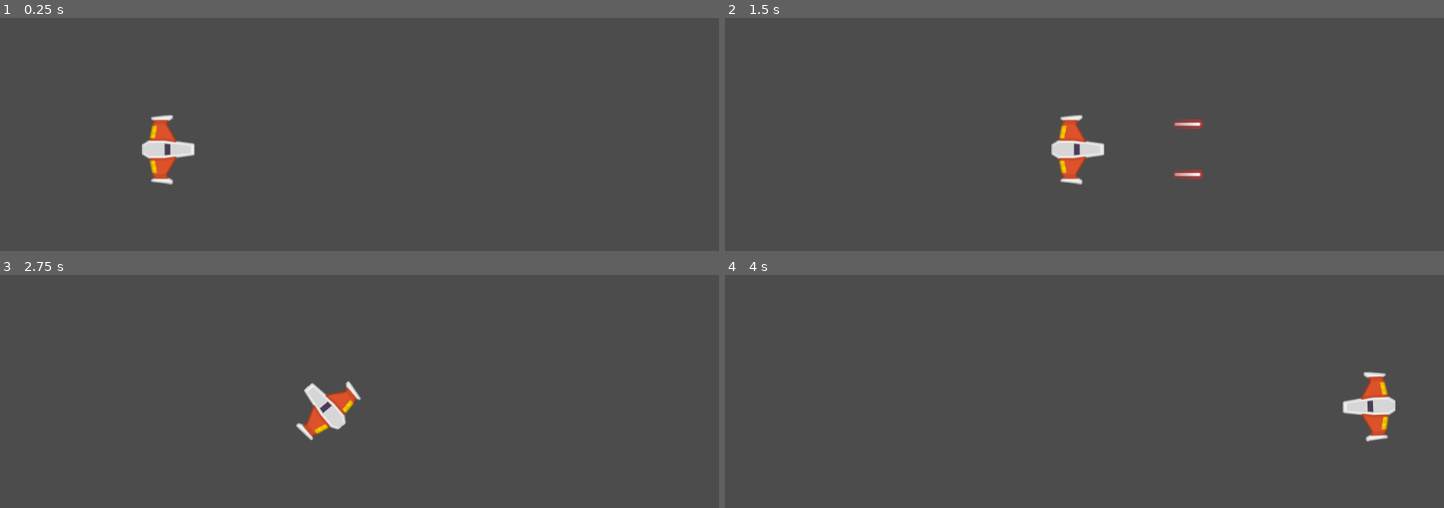
Above: before the commit, frames 1-4 (two rows, left to right).
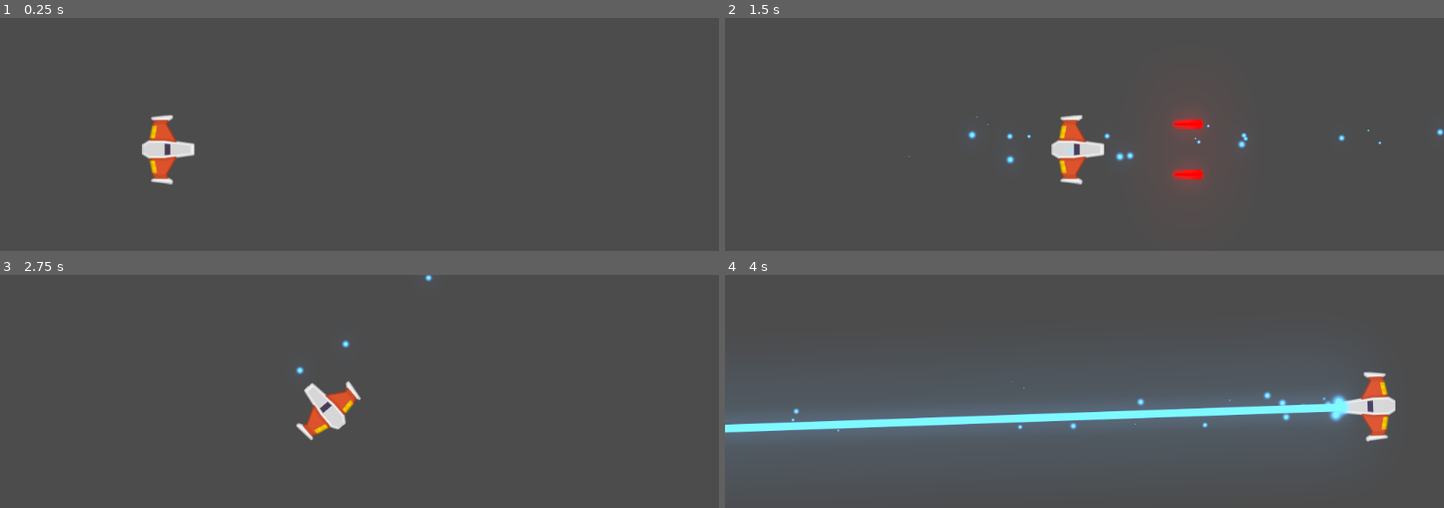
Above: after the commit, the same moments.

Repository: GiselaElyFer/Meteoritos-Curso
Game: Godot game, scene res://Juego/Niveles/NivelTest.tscn
Two runs of this game, one before a commit and one after it. Both use one fixed random seed, a clock stepped at 60 frames per second and the inputs below.
Inputs:
- Up to frame 1 (0.25 s): no input
- Up to frame 2 (1.5 s): tap Enter at 0.5 s; hold Right (mover_adelante) 0.53-1.28 s; hold S (disparo_secundario, bound only after the commit) 0.53-1.28 s; hold Left (mover_atras) from 1.28 s (still down); tap Space (disparo_principal) at 1.35 s
- Up to frame 3 (2.75 s): tap S (disparo_secundario, bound only after the commit) at 1.55, 2.3 s; release Left (mover_atras) at 2.03 s; hold Right (mover_adelante) from 2.03 s (still down); hold Down (rotar_antihorario) from 2.03 s (still down)
- Up to frame 4 (4 s): release Down (rotar_antihorario) at 2.78 s; tap W (rotar_horario) at 2.85 s; tap S (disparo_secundario, bound only after the commit) at 3.05 s; release Right (mover_adelante) at 3.53 s; hold Left (mover_atras) from 3.53 s (still down); hold S (disparo_secundario, bound only after the commit) from 3.53 s (still down)

The runs differ from the first frame. In frame 2, 1.2% of the frame differs, in the area x 25-100%, y 40-74%; in frame 3, less than 0.1%; in frame 4, 14%, in the area x 0-88%, y 45-74%.

Commit message:
DisparosYLaser
Se agregó:
- disparos de laser de terceros
- se mejoro los proyectiles
Es decir que dispara armas primarias y secundarias.

Diff:
--- /dev/null
+++ b/Juego/LaserTercero/LaserBeam2D.gd
@@ -0,0 +1,90 @@
+class_name RayoLaser
+
+# Casts a laser along a raycast, emitting particles on the impact point.
+# Use `is_casting` to make the laser fire and stop.
+# You can attach it to a weapon or a ship; the laser will rotate with its parent.
+extends RayCast2D
+
+# Speed at which the laser extends when first fired, in pixels per seconds.
+export var cast_speed := 7000.0
+# Maximum length of the laser in pixels.
+export var max_length := 1400.0
+# Base duration of the tween animation in seconds.
+export var growth_time := 0.1
+
+# If `true`, the laser is firing.
+# It plays appearing and disappearing animations when it's not animating.
+# See `appear()` and `disappear()` for more information.
+var is_casting := false setget set_is_casting
+
+onready var fill := $FillLine2D
+onready var tween := $Tween
+onready var casting_particles := $CastingParticles2D
+onready var collision_particles := $CollisionParticles2D
+onready var beam_particles := $BeamParticles2D
+onready var laser_sfx: AudioStreamPlayer2D = $LaserSFX
+
+onready var line_width: float = fill.width
+
+
+func _ready() -> void:
+	set_physics_process(false)
+	fill.points[1] = Vector2.ZERO
+
+
+func _physics_process(delta: float) -> void:
+	cast_to = (cast_to + Vector2.RIGHT * cast_speed * delta).limit_length(max_length)
+	cast_beam()
+
+
+func set_is_casting(cast: bool) -> void:
+	is_casting = cast
+
+	if is_casting:
+		laser_sfx.play()
+		cast_to = Vector2.ZERO
+		fill.points[1] = cast_to
+		appear()
+	else:
+		laser_sfx.stop()
+		# Reset the laser endpoint
+		fill.points[1] = Vector2.ZERO
+
+		collision_particles.emitting = false
+		disappear()
+
+	set_physics_process(is_casting)
+	beam_particles.emitting = is_casting
+	casting_particles.emitting = is_casting
+
+
+# Controls the emission of particles and extends the Line2D to `cast_to` or the ray's
+# collision point, whichever is closest.
+func cast_beam() -> void:
+	var cast_point := cast_to
+
+	force_raycast_update()
+	collision_particles.emitting = is_colliding()
+
+	if is_colliding():
+		cast_point = to_local(get_collision_point())
+		collision_particles.global_rotation = get_collision_normal().angle()
+		collision_particles.position = cast_point
+
+	fill.points[1] = cast_point
+	beam_particles.position = cast_point * 0.5
+	beam_particles.process_material.emission_box_extents.x = cast_point.length() * 0.5
+
+
+func appear() -> void:
+	if tween.is_active():
+		tween.stop_all()
+	tween.interpolate_property(fill, "width", 0, line_width, growth_time * 2)
+	tween.start()
+
+
+func disappear() -> void:
+	if tween.is_active():
+		tween.stop_all()
+	tween.interpolate_property(fill, "width", fill.width, 0, growth_time)
+	tween.start()
--- /dev/null
+++ b/Juego/LaserTercero/LaserBeam2D.tscn
@@ -0,0 +1,115 @@
+[gd_scene load_steps=13 format=2]
+
+[ext_resource path="res://Juego/LaserTercero/LaserBeam2D.gd" type="Script" id=1]
+[ext_resource path="res://Juego/LaserTercero/glowing_circle.png" type="Texture" id=2]
+[ext_resource path="res://Juego/Sfx/disparoLaser.wav" type="AudioStream" id=3]
+
+[sub_resource type="Gradient" id=1]
+offsets = PoolRealArray( 0.582915, 1 )
+colors = PoolColorArray( 1, 1, 1, 1, 1, 1, 1, 0 )
+
+[sub_resource type="GradientTexture" id=2]
+gradient = SubResource( 1 )
+
+[sub_resource type="Curve" id=3]
+_data = [ Vector2( 0.518072, 1 ), 0.0, -3.53434, 0, 0, Vector2( 1, 0 ), 0.0, 0.0, 0, 0 ]
+
+[sub_resource type="CurveTexture" id=4]
+curve = SubResource( 3 )
+
+[sub_resource type="ParticlesMaterial" id=5]
+flag_disable_z = true
+gravity = Vector3( 0, 0, 0 )
+initial_velocity = 100.0
+orbit_velocity = 0.0
+orbit_velocity_random = 0.0
+scale = 0.5
+scale_curve = SubResource( 4 )
+color_ramp = SubResource( 2 )
+
+[sub_resource type="Curve" id=6]
+_data = [ Vector2( 0, 0 ), 0.0, 0.0, 0, 0, Vector2( 0.503614, 0.957505 ), 0.0, 0.0, 0, 0, Vector2( 1, 0 ), 0.0, 0.0, 0, 0 ]
+
+[sub_resource type="CurveTexture" id=7]
+curve = SubResource( 6 )
+
+[sub_resource type="ParticlesMaterial" id=8]
+emission_shape = 2
+emission_box_extents = Vector3( 60, 20, 1 )
+flag_align_y = true
+flag_disable_z = true
+direction = Vector3( -1, 0, 0 )
+spread = 0.0
+gravity = Vector3( 0, 0, 0 )
+initial_velocity = 30.0
+orbit_velocity = 0.0
+orbit_velocity_random = 0.0
+tangential_accel = 100.0
+tangential_accel_random = 1.0
+scale = 0.3
+scale_curve = SubResource( 7 )
+
+[sub_resource type="ParticlesMaterial" id=9]
+flag_disable_z = true
+spread = 50.0
+gravity = Vector3( 0, 0, 0 )
+initial_velocity = 300.0
+orbit_velocity = 0.0
+orbit_velocity_random = 0.0
+scale = 0.5
+scale_curve = SubResource( 4 )
+color_ramp = SubResource( 2 )
+
+[node name="LaserBeam2D" type="RayCast2D"]
+enabled = true
+cast_to = Vector2( 0, 0 )
+script = ExtResource( 1 )
+
+[node name="FillLine2D" type="Line2D" parent="."]
+modulate = Color( 1.5, 1.5, 1.5, 1 )
+points = PoolVector2Array( 0, 0, 100, 0 )
+default_color = Color( 0.301961, 0.65098, 1, 1 )
+texture_mode = 2
+joint_mode = 2
+begin_cap_mode = 2
+end_cap_mode = 2
+sharp_limit = 8.0
+antialiased = true
+
+[node name="CastingParticles2D" type="Particles2D" parent="."]
+modulate = Color( 1.5, 1.5, 1.5, 1 )
+show_behind_parent = true
+emitting = false
+lifetime = 0.3
+visibility_rect = Rect2( 0, -18.722, 29.6756, 38.4841 )
+local_coords = false
+process_material = SubResource( 5 )
+texture = ExtResource( 2 )
+
+[node name="BeamParticles2D" type="Particles2D" parent="."]
+modulate = Color( 1.5, 1.5, 1.5, 1 )
+emitting = false
+amount = 50
+preprocess = 1.0
+randomness = 1.0
+visibility_rect = Rect2( -2500, -2500, 5000, 5000 )
+local_coords = false
+draw_order = 1
+process_material = SubResource( 8 )
+texture = ExtResource( 2 )
+
+[node name="CollisionParticles2D" type="Particles2D" parent="."]
+modulate = Color( 1.5, 1.5, 1.5, 1 )
+show_behind_parent = true
+emitting = false
+amount = 16
+lifetime = 0.3
+visibility_rect = Rect2( -2500, -2500, 5000, 5000 )
+local_coords = false
+process_material = SubResource( 9 )
+texture = ExtResource( 2 )
+
+[node name="Tween" type="Tween" parent="."]
+
+[node name="LaserSFX" type="AudioStreamPlayer2D" parent="."]
+stream = ExtResource( 3 )
--- /dev/null
+++ b/Juego/LaserTercero/default_env.tres
@@ -0,0 +1,10 @@
+[gd_resource type="Environment" load_steps=2 format=2]
+
+[sub_resource type="ProceduralSky" id=1]
+
+[resource]
+background_mode = 4
+background_sky = SubResource( 1 )
+glow_enabled = true
+glow_intensity = 0.6
+glow_bicubic_upscale = true
--- a/Juego/Naves/Player/Player.gd
+++ b/Juego/Naves/Player/Player.gd
@@ -11,6 +11,16 @@
 
 
 onready var canion:Canion = $Canion
+onready var laser:RayoLaser = $LaserBeam2D
+
+
+func _unhandled_input(event: InputEvent) -> void:
+
+	if event.is_action_pressed("disparo_secundario"):
+		laser.set_is_casting(true)
+
+	if event.is_action_released("disparo_secundario"):
+		laser.set_is_casting(false)
 
 
 func _integrate_forces(state: Physics2DDirectBodyState) -> void:
--- a/Juego/Naves/Player/Player.tscn
+++ b/Juego/Naves/Player/Player.tscn
@@ -1,9 +1,10 @@
-[gd_scene load_steps=6 format=2]
+[gd_scene load_steps=7 format=2]
 
 [ext_resource path="res://Juego/Naves/Player/player.png" type="Texture" id=1]
 [ext_resource path="res://Juego/Naves/Player/MaterialFisico.tres" type="PhysicsMaterial" id=2]
 [ext_resource path="res://Juego/Naves/Player/Player.gd" type="Script" id=3]
 [ext_resource path="res://Juego/Naves/Proyectiles/Canion.tscn" type="PackedScene" id=4]
+[ext_resource path="res://Juego/LaserTercero/LaserBeam2D.tscn" type="PackedScene" id=5]
 
 [sub_resource type="CircleShape2D" id=1]
 radius = 36.4006
@@ -30,4 +31,7 @@
 [node name="PuntoDerecho" parent="Canion" index="1"]
 position = Vector2( -3, -36 )
 
+[node name="LaserBeam2D" parent="." instance=ExtResource( 5 )]
+position = Vector2( 38, 0 )
+
 [editable path="Canion"]
--- a/Juego/Naves/Proyectiles/Proyectil.tscn
+++ b/Juego/Naves/Proyectiles/Proyectil.tscn
@@ -3,18 +3,21 @@
 [ext_resource path="res://Juego/Naves/Proyectiles/Proyectil.png" type="Texture" id=1]
 [ext_resource path="res://Juego/Naves/Proyectiles/Proyectil.gd" type="Script" id=2]
 
-[sub_resource type="RectangleShape2D" id=1]
-extents = Vector2( 19, 6 )
+[sub_resource type="CapsuleShape2D" id=1]
+radius = 7.0
+height = 32.0
 
 [node name="Proyectil" type="Area2D"]
 script = ExtResource( 2 )
 
 [node name="Sprite" type="Sprite" parent="."]
+modulate = Color( 2, 0, 0, 1 )
 rotation = 1.5708
 scale = Vector2( 1.5, 1.2 )
 texture = ExtResource( 1 )
 
 [node name="CollisionShape2D" type="CollisionShape2D" parent="."]
+rotation = 1.5708
 shape = SubResource( 1 )
 
 [node name="VisibilityNotifier2D" type="VisibilityNotifier2D" parent="."]
--- a/Juego/Niveles/NivelTest.tscn
+++ b/Juego/Niveles/NivelTest.tscn
@@ -1,10 +1,14 @@
-[gd_scene load_steps=3 format=2]
+[gd_scene load_steps=4 format=2]
 
 [ext_resource path="res://Juego/Naves/Player/Player.tscn" type="PackedScene" id=1]
 [ext_resource path="res://Juego/Niveles/Nivel.gd" type="Script" id=2]
+[ext_resource path="res://Juego/LaserTercero/default_env.tres" type="Environment" id=3]
 
 [node name="NivelTest" type="Node2D"]
 script = ExtResource( 2 )
 
 [node name="Player" parent="." instance=ExtResource( 1 )]
 position = Vector2( 240, 188 )
+
+[node name="WorldEnvironment" type="WorldEnvironment" parent="."]
+environment = ExtResource( 3 )
--- a/default_env.tres
+++ b/default_envv.tres
@@ -3,5 +3,8 @@
 [sub_resource type="ProceduralSky" id=1]
 
 [resource]
-background_mode = 2
+background_mode = 4
 background_sky = SubResource( 1 )
+glow_enabled = true
+glow_intensity = 0.6
+glow_bicubic_upscale = true
--- a/project.godot
+++ b/project.godot
@@ -28,12 +28,18 @@
 "class": "Proyectil",
 "language": "GDScript",
 "path": "res://Juego/Naves/Proyectiles/Proyectil.gd"
+}, {
+"base": "RayCast2D",
+"class": "RayoLaser",
+"language": "GDScript",
+"path": "res://Juego/LaserTercero/LaserBeam2D.gd"
 } ]
 _global_script_class_icons={
 "Canion": "",
 "Nivel": "",
 "Player": "",
-"Proyectil": ""
+"Proyectil": "",
+"RayoLaser": ""
 }
 
 [application]
@@ -81,6 +87,11 @@
 "events": [ Object(InputEventKey,"resource_local_to_scene":false,"resource_name":"","device":0,"alt":false,"shift":false,"control":false,"meta":false,"command":false,"pressed":false,"scancode":0,"physical_scancode":32,"unicode":0,"echo":false,"script":null)
  ]
 }
+disparo_secundario={
+"deadzone": 0.5,
+"events": [ Object(InputEventKey,"resource_local_to_scene":false,"resource_name":"","device":0,"alt":false,"shift":false,"control":false,"meta":false,"command":false,"pressed":false,"scancode":0,"physical_scancode":83,"unicode":0,"echo":false,"script":null)
+ ]
+}
 
 [physics]
 
@@ -88,4 +99,4 @@
 
 [rendering]
 
-environment/default_environment="res://default_env.tres"
+environment/default_environment="res://Juego/LaserTercero/default_env.tres"
Binary file added: Juego/LaserTercero/glowing_circle.png
Not shown, added: Juego/LaserTercero/glowing_circle.png.import
Not shown, added: Juego/Sfx/disparoLaser.wav.import
Not shown, added: Juego/Sfx/disparoLaser.wav
